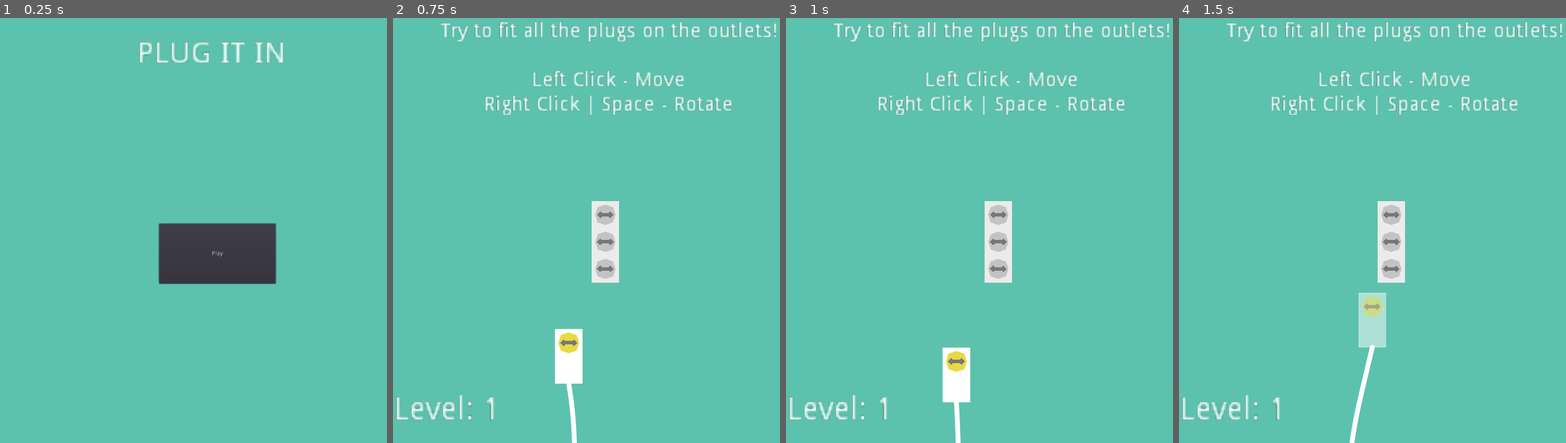
Above: before the commit, frames 1-4 (left to right).
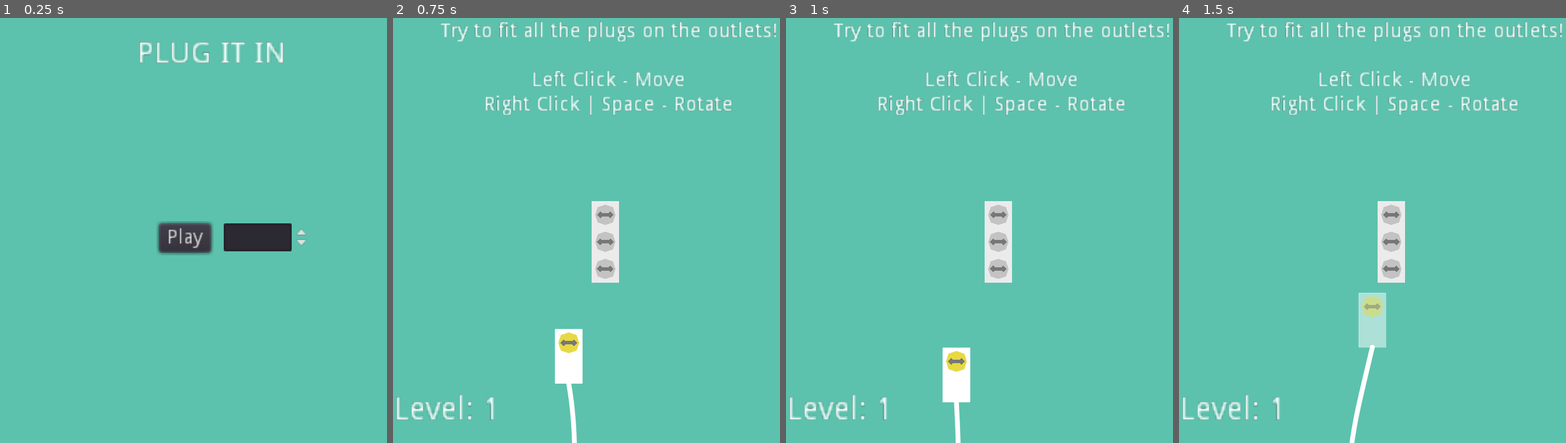
Above: after the commit, the same moments.

Repository: unSAME-Studio/ProjectOutlet
Game: Godot game, scene res://scenes/Menu.tscn
Same seed, same stepped clock (60 frames per second), same inputs: the game is played once before the commit and once after it.
Inputs (mouse positions are in pixels of both pictures, inside the frame that each line leads up to):
- Up to frame 1 (0.25 s): no input
- Up to frame 2 (0.75 s): click "Play" at 0.5 s
- Up to frame 3 (1 s): no input
- Up to frame 4 (1.5 s): drag from (1349, 375) to (1438, 115) at 1.27 s

The runs differ from the first frame. In frame 1, 3.3% of the frame differs, in the area x 40-80%, y 47-63%; in frame 2, nothing differs; in frame 3, nothing differs; in frame 4, nothing differs.

Commit message:
Added some more levels

Diff:
--- a/scenes/Menu.gd
+++ b/scenes/Menu.gd
@@ -2,5 +2,5 @@
 
 
 func _on_Play_pressed():
-	Global.current_level = 1
+	Global.current_level = int($Control/SpinBox.value)
 	get_tree().change_scene("res://scenes/Main.tscn")
--- a/scenes/Menu.tscn
+++ b/scenes/Menu.tscn
@@ -12,9 +12,20 @@
 [node name="Play" type="Button" parent="Control"]
 margin_left = 414.0
 margin_top = 561.0
-margin_right = 690.0
-margin_bottom = 703.0
+margin_right = 452.0
+margin_bottom = 581.0
+rect_scale = Vector2( 3.22758, 3.41076 )
 text = "Play"
+
+[node name="SpinBox" type="SpinBox" parent="Control"]
+margin_left = 567.0
+margin_top = 560.0
+margin_right = 641.0
+margin_bottom = 584.0
+rect_scale = Vector2( 2.78083, 2.76677 )
+min_value = 1.0
+max_value = 5.0
+value = 1.0
 
 [node name="Label" type="Label" parent="Control"]
 margin_left = 363.0
--- a/scripts/console.gd
+++ b/scripts/console.gd
@@ -38,19 +38,30 @@
 	},
 	4: {
 		"grid": [
-			[1, 0],
-			[1, 0],
-			[1, 0],
-			[1, 0]
+			[0, 0, 1],
+			[0, 0, 1],
+			[1, 1, 1]
 		],
 		"plugs": [
-			[Vector2(1, 2), Vector2(0, 0)],
-			[Vector2(1, 1), Vector2(0, 0)],
-			[Vector2(1, 1), Vector2(0, 0)],
-			[Vector2(2, 3), Vector2(0, 0)]
+			[Vector2(1, 3), Vector2(0, 1)],
+			[Vector2(2, 3), Vector2(1, 0)],
+			[Vector2(2, 2), Vector2(1, 1)],
 		]
 	},
 	5: {
+		"grid": [
+			[0, 1, 0],
+			[1, 1, 1],
+			[0, 1, 0]
+		],
+		"plugs": [
+			[Vector2(2, 2), Vector2(0, 0)],
+			[Vector2(1, 2), Vector2(0, 0)],
+			[Vector2(3, 1), Vector2(1, 0)],
+			[Vector2(1, 3), Vector2(0, 0)],
+		]
+	},
+	6: {
 		"grid": [
 			[1, 1, 0, 1, 0, 1, 0, 1],
 			[1, 0, 0, 1, 0, 1, 1, 1],
Not shown, changed: docs/index.html
Not shown, changed: docs/index.pck
